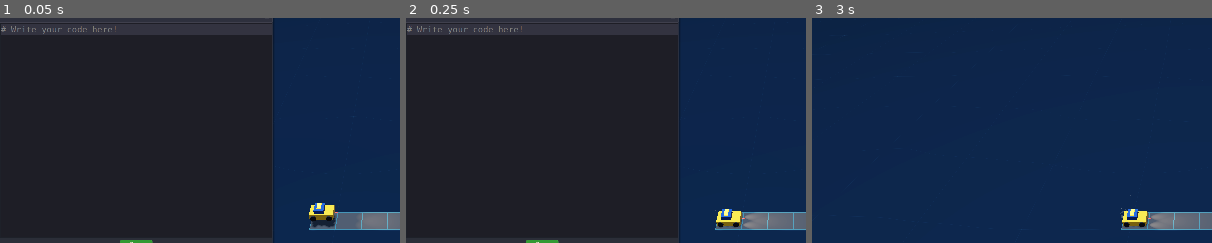
Above: before the commit, frames 1-3 (left to right).
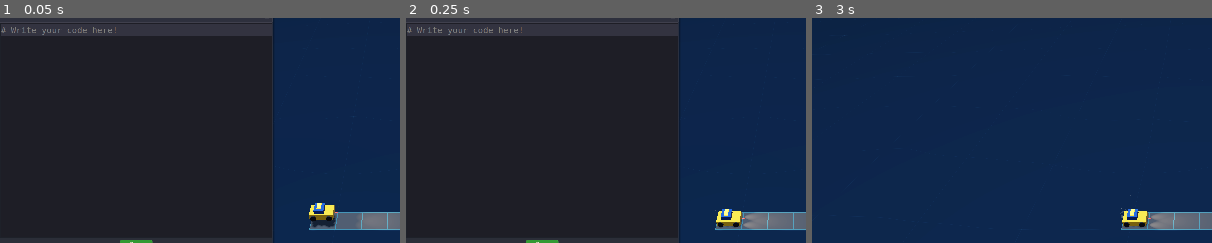
Above: after the commit, the same moments.

Repository: maxballison/self_driving
Game: Godot game, scene res://Main.tscn
Two runs of this game, one before a commit and one after it. Both use one fixed random seed, a clock stepped at 60 frames per second and the inputs below.
Inputs:
- Up to frame 1 (0.05 s): no input
- Up to frame 2 (0.25 s): no input
- Up to frame 3 (3 s): click "Reset Level" at 0.5 s; click "Skip" at 1.25 s; click "Skip" at 2 s; click "×" at 2.75 s
The pictures show only the part of the screen within x 0-50%, y 3-53%; the shares and areas given below are measured in that part.

The runs differ from the first frame. In frame 1, 0.5% of the frame differs, in the area x 0-68%, y 3-8%; in frame 2, 0.5%; in frame 3, nothing differs.

Commit message:
added better code highlighting and resets after new levels

Diff:
--- a/scripts/CodeEditorImproved.gd
+++ b/scripts/CodeEditorImproved.gd
@@ -60,6 +60,14 @@
 		text_edit.text = "# Welcome to the Code Editor\n# Write your code here\n\n"
 
 	# Force update line counter
+
+		# Add line highlight settings
+	text_edit.highlight_current_line = true
+	text_edit.add_theme_constant_override("line_spacing", 6)  # Add more spacing between lines
+
+	# Initialize original line color
+	original_line_color = text_edit.get_theme_color("current_line_color", "TextEdit")
+	highlight_color = Color(1.0, 0.9, 0.2, 0.5)  # Bright yellow with transparency
 	CodeEditorTheme.apply_theme(self)
 
 	# Store original line color
@@ -129,6 +137,11 @@
 
 # Method to highlight the currently executing line
 func highlight_executing_line(line_number: int) -> void:
+	# If line_number is -1, clear any highlighting and return
+	if line_number == -1:
+		text_edit.add_theme_color_override("current_line_color", original_line_color)
+		return
+
 	if line_number >= 0 and line_number < text_edit.get_line_count():
 		# Store the original caret position and selection
 		var original_caret_line = text_edit.get_caret_line()
@@ -145,17 +158,18 @@
 			select_to_line = text_edit.get_selection_to_line()
 			select_to_column = text_edit.get_selection_to_column()
 
-		# Flash the current line color with white
-		text_edit.add_theme_color_override("current_line_color", highlight_color)
+		# Make the highlight more prominent - bright yellow background
+		var bright_highlight = Color(1.0, 0.9, 0.2, 0.5)  # Bright yellow with some transparency
+		text_edit.add_theme_color_override("current_line_color", bright_highlight)
 
 		# Move the caret to this line to highlight it
 		text_edit.set_caret_line(line_number)
 
-		# Ensure the line is visible by setting the caret
-		# Moving the caret automatically scrolls to make the line visible
-
-		# Schedule unhighlighting after a delay
-		var timer = get_tree().create_timer(0.2)  # Flash for 200ms
+		# Center the view on this line
+		text_edit.center_viewport_to_caret()
+
+		# Schedule unhighlighting after a longer delay
+		var timer = get_tree().create_timer(0.5)  # Extended to 500ms for better visibility
 		timer.timeout.connect(func():
 			# Restore original line color
 			text_edit.add_theme_color_override("current_line_color", original_line_color)
--- a/scripts/LevelManager.gd
+++ b/scripts/LevelManager.gd
@@ -163,13 +163,11 @@
 	# Mark that a reset is scheduled
 	set_meta("reset_scheduled", true)
 
-	# Stop code execution in the interpreter
+	# Stop code execution in the interpreter and reset its state
 	var interpreter = get_node("/root/Main/ScriptInterpreter")
 	if interpreter:
 		interpreter.is_running = false
-
-	# Just stop the player's movement, but DON'T reset position yet
-	var player = get_node("/root/Main/Player")
+		interpreter.reset_state()  # Add this line to reset the interpreter
 
 	# Clean up any orphaned indicators immediately
 	for child in get_tree().root.get_children():
@@ -178,7 +176,7 @@
 			print("Cleaned up orphaned indicator during reset")
 
 	# Reset the level after a delay to show the ragdoll effect
-	var timer = get_tree().create_timer(1) # Increased time to 2.5 seconds for longer ragdoll effect
+	var timer = get_tree().create_timer(1)
 	timer.timeout.connect(func():
 		# Clear the reset flag
 		remove_meta("reset_scheduled")
--- a/scripts/ScriptInterpreter.gd
+++ b/scripts/ScriptInterpreter.gd
@@ -45,6 +45,20 @@
 
 	await _run_interpreter(0)
 	is_running = false
+
+
+
+func reset_state() -> void:
+	current_line = 0
+	is_running = false
+	environment_stack.clear()
+	push_scope()  # Initialize with a fresh scope
+
+	# Clear any highlighted line in the editor
+	if code_editor != null and code_editor.has_method("highlight_executing_line"):
+		code_editor.highlight_executing_line(-1)  # -1 means clear highlighting
+
+
 
 # First pass to identify all functions in the code
 func _register_functions() -> void:
